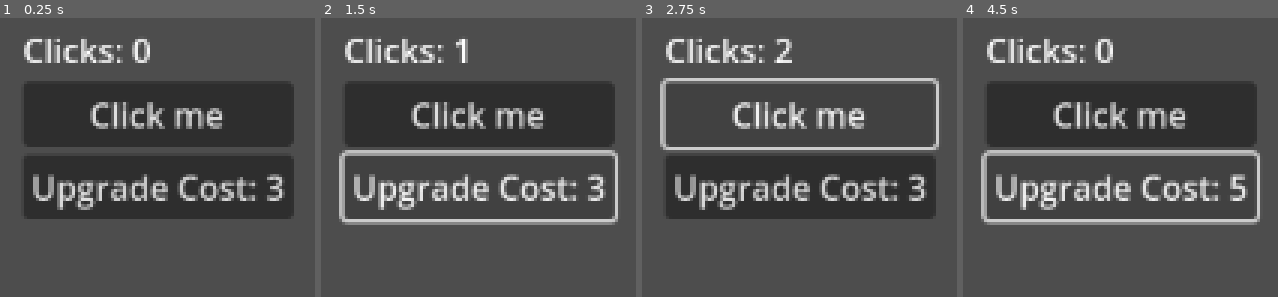
Above: before the commit, frames 1-4 (left to right).
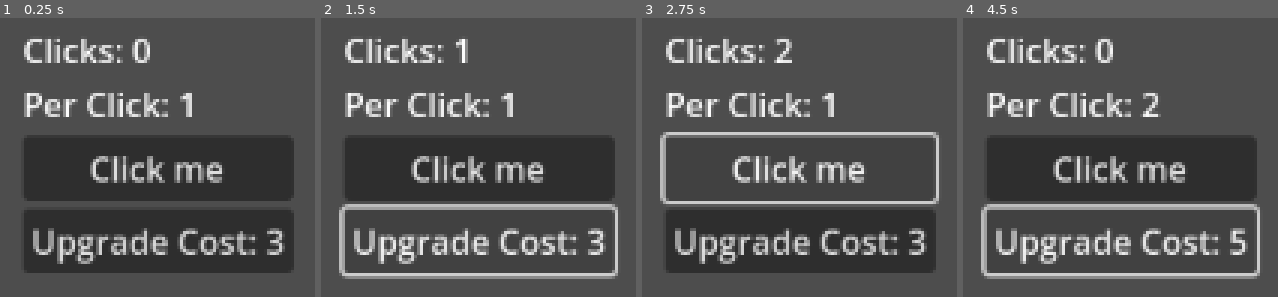
Above: after the commit, the same moments.

Repository: fehudma/godot_projects
Game: Godot game, scene res://Scenes/main.tscn
Same seed, same stepped clock (60 frames per second), same inputs: the game is played once before the commit and once after it.
Inputs:
- Up to frame 1 (0.25 s): no input
- Up to frame 2 (1.5 s): click "Click me" at 0.5 s; click "Upgrade Cost: 3" at 1.25 s
- Up to frame 3 (2.75 s): click "Click me" at 2 s
- Up to frame 4 (4.5 s): click "Upgrade Cost: 3" at 2.75 s; click "Click me" at 3.5 s; click "Upgrade Cost: 3" at 4.25 s

The runs differ from the first frame. In frame 1, 39% of the frame differs, in the area x 7-94%, y 23-92%; in frame 2, 35%; in frame 3, 32%; in frame 4, 35%.

Commit message:
label showing power of a click

Diff:
--- a/Scripts/main.gd
+++ b/Scripts/main.gd
@@ -13,7 +13,8 @@
 # on-click function definition
 func update_clicks_label() -> void:
 	print("Clicks: ", clicks)
-	clicks_label.text = "Clicks: " + str(clicks)
+	#clicks_label.text = "Clicks: " + str(clicks)
+	clicks_label.text = "Clicks: " + str(clicks) + "\nPer Click: " + str(clicks_per_click)
 #
 func update_upgrade_button() -> void:
 	upgrade_button.text = "Upgrade Cost: " + str(upgrade_cost)
